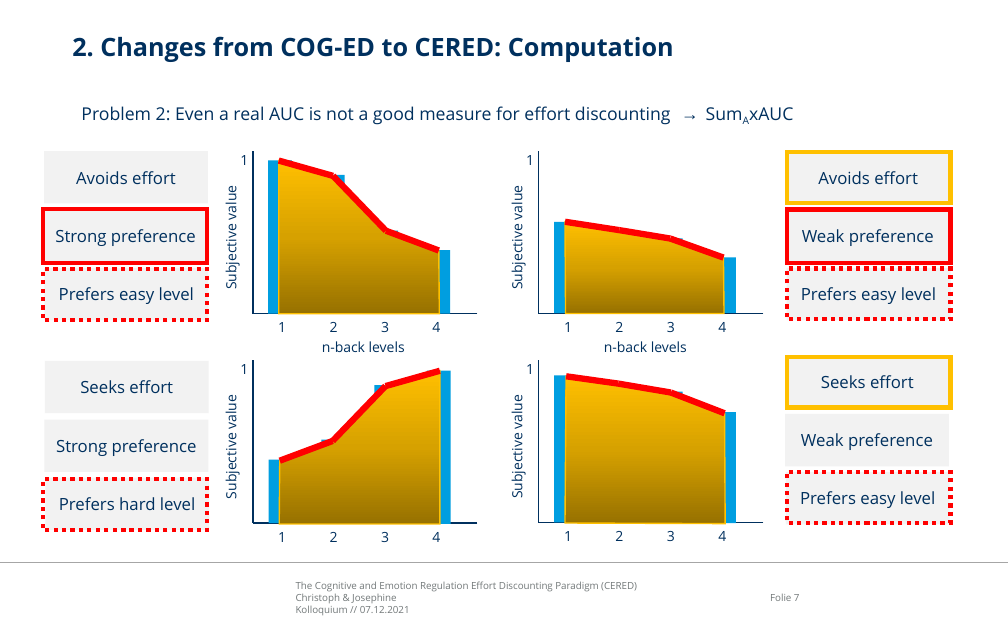
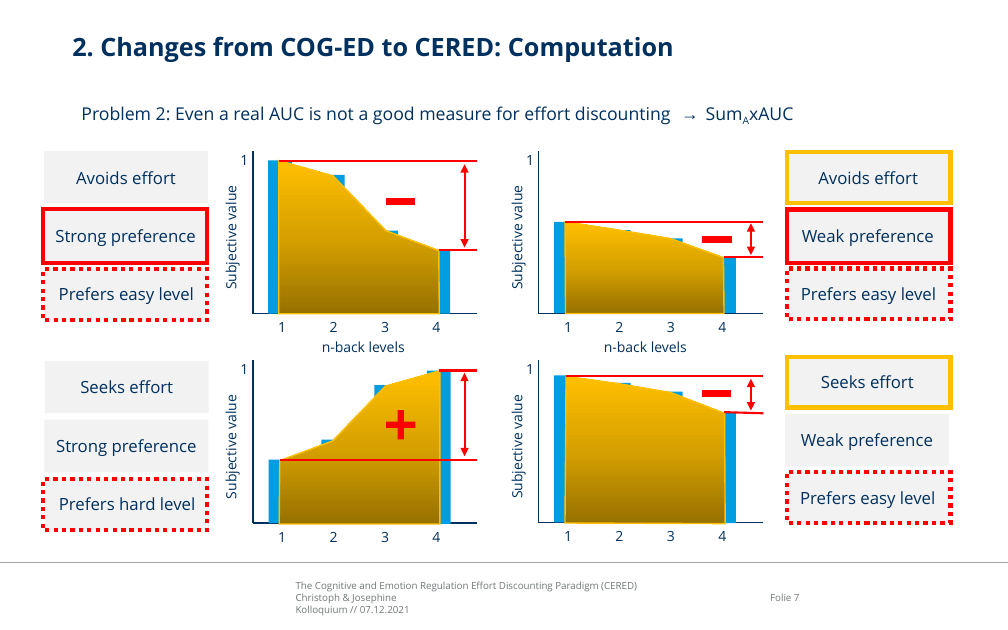
Before and after one commit to ChScheffel/CAD, a slide deck: slide 7 of 99_Thinktank/Talks/21-12-07_Kolloquium/CERED_Presentation.pptx. Drawn at 1008x630 pixels with LibreOffice and Linux fonts; fonts in the diff are those of the drawing; background and template pictures are left out. Boxes give left, top, right and bottom in pixels: in the first picture for what was removed or moved away, otherwise in the second. Text is boxed around its words. In the diff, an @@ line names an element or a change of style, - is before the commit and + after.

```diff
--- a/99_Thinktank/Talks/21-12-07_Kolloquium/CERED_Presentation.pptx
+++ b/99_Thinktank/Talks/21-12-07_Kolloquium/CERED_Presentation.pptx
@@ line removed from (279, 160) to (333, 176) @@
@@ line added from (279, 160) to (478, 160), #FF0000 1.5 pt @@
@@ line removed from (333, 176) to (386, 231) @@
@@ double arrow added from (465, 248) to (465, 164), #FF0000 1.5 pt @@
@@ math minus added at (x1=381, y1=191, x2=420, y2=213), fill #FF0000 @@
@@ line removed from (619, 230) to (565, 222) @@
@@ line added from (565, 222) to (763, 222), #FF0000 1.5 pt @@
@@ line removed from (670, 239) to (619, 230) @@
@@ math minus added at (x1=698, y1=229, x2=737, y2=251), fill #FF0000 @@
@@ double arrow added from (751, 255) to (751, 224), #FF0000 1.5 pt @@
@@ line moved from (386, 231) - (438, 251) to (438, 250) - (478, 250) @@
@@ line (438, 250) - (478, 250): stroke #FF0000 4.5 pt to #FF0000 1.5 pt @@
@@ line moved from (724, 258) - (670, 239) to (724, 257) - (763, 257) @@
@@ line (724, 257) - (763, 257): stroke #FF0000 4.5 pt to #FF0000 1.5 pt @@
@@ line removed from (333, 440) to (385, 386) @@
@@ line moved from (439, 371) - (385, 386) to (438, 371) - (478, 371) @@
@@ line (438, 371) - (478, 371): stroke #FF0000 4.5 pt to #FF0000 1.5 pt @@
@@ double arrow added from (465, 457) to (465, 373), #FF0000 1.5 pt @@
@@ line removed from (618, 384) to (566, 376) @@
@@ line added from (566, 376) to (763, 376), #FF0000 1.5 pt @@
@@ line removed from (671, 392) to (618, 384) @@
@@ math minus added at (x1=697, y1=383, x2=736, y2=405), fill #FF0000 @@
@@ double arrow added from (751, 410) to (751, 379), #FF0000 1.5 pt @@
@@ plus sign added at (x1=381, y1=405, x2=420, y2=445), fill #FF0000 @@
@@ line moved from (725, 413) - (671, 392) to (724, 412) - (763, 413) @@
@@ line (724, 412) - (763, 413): stroke #FF0000 4.5 pt to #FF0000 1.5 pt @@
@@ line removed from (280, 461) to (333, 440) @@
@@ line added from (280, 460) to (478, 460), #FF0000 1.5 pt @@
```
Also in this commit, not shown: 1 other slide changed.
